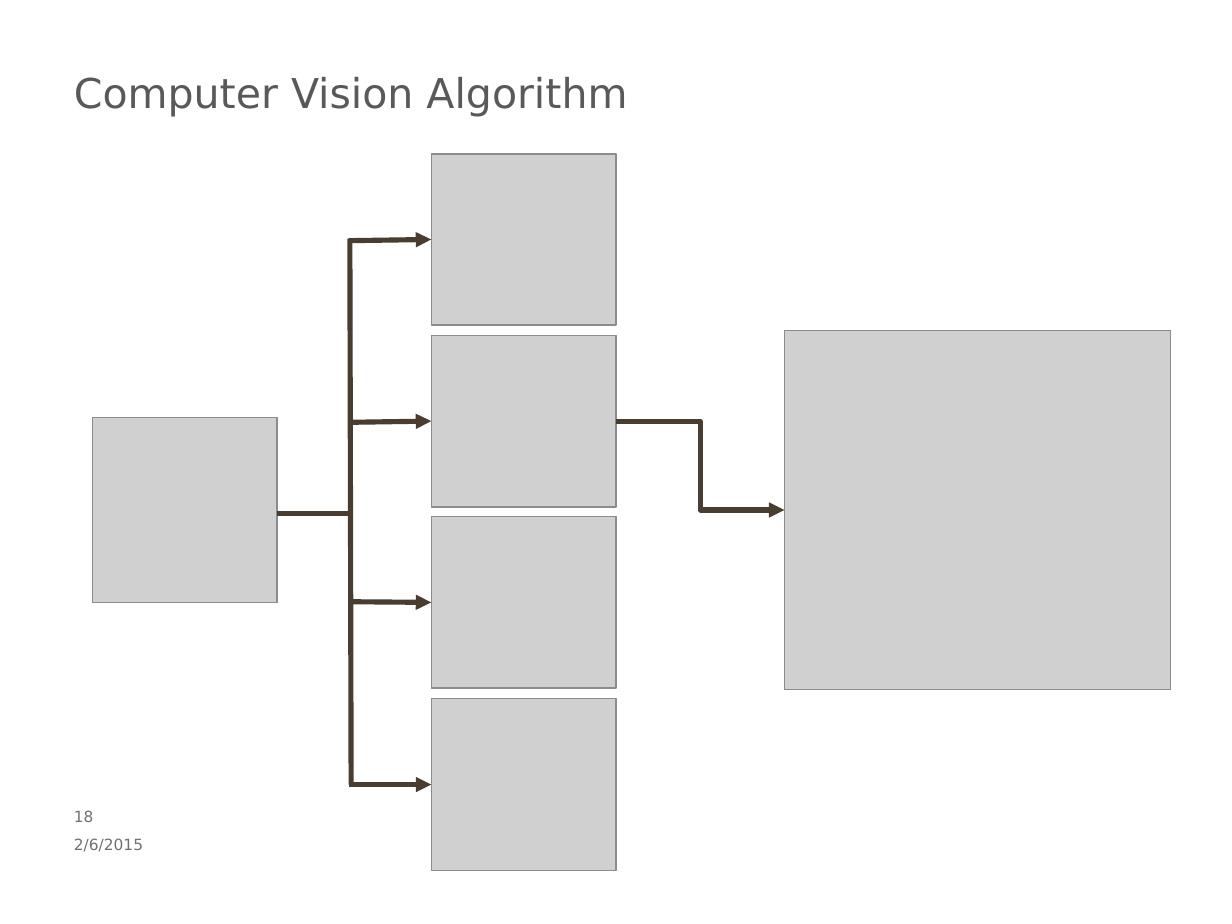
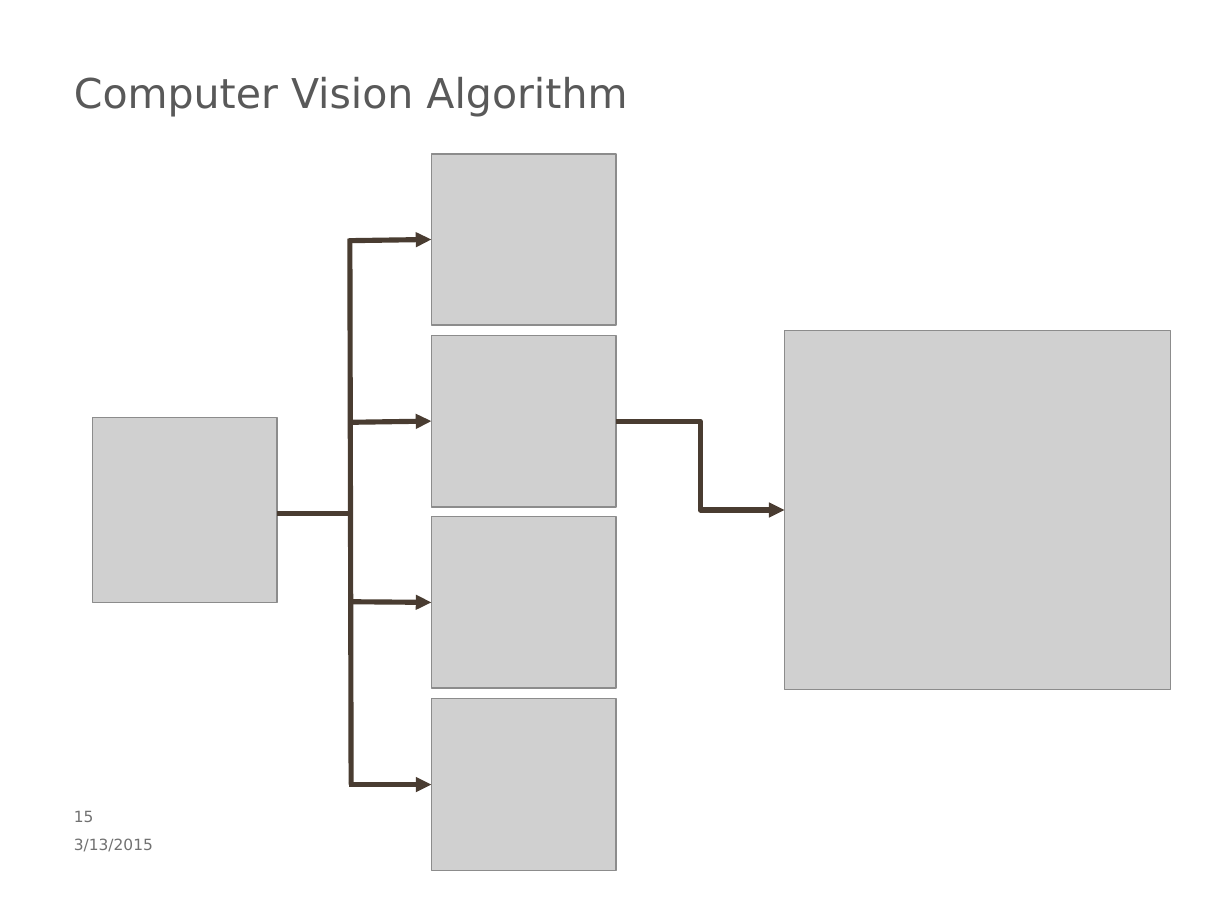
Before and after one commit to nicolaia-osu/ROB599_Project, a slide deck: slide 16 of presentation/slides (working copy).pptx (slide 19 before the commit). Drawn at 1232x924 pixels with LibreOffice and Linux fonts; fonts in the diff are those of the drawing; grey boxes stand for pictures; background and template pictures are left out. Boxes give left, top, right and bottom in pixels: in the first picture for what was removed or moved away, otherwise in the second. Text is boxed around its words. In the diff, an @@ line names an element or a change of style, - is before the commit and + after.

```diff
--- a/presentation/slides (working copy).pptx
+++ b/presentation/slides (working copy).pptx
@@ text at box(74, 838, 153, 852): text changed @@
-2/6/2015
+3/13/2015
@@ page number at box(74, 811, 94, 822): text changed @@
-18
+15
```
Also in this commit, not shown: 15 other slides changed, 11 slides added, 16 slides removed.
